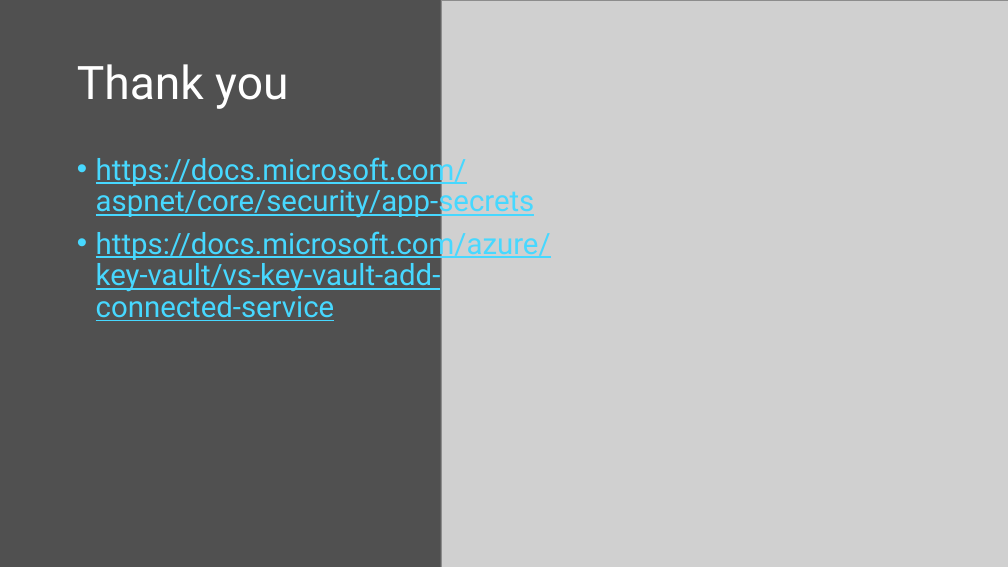
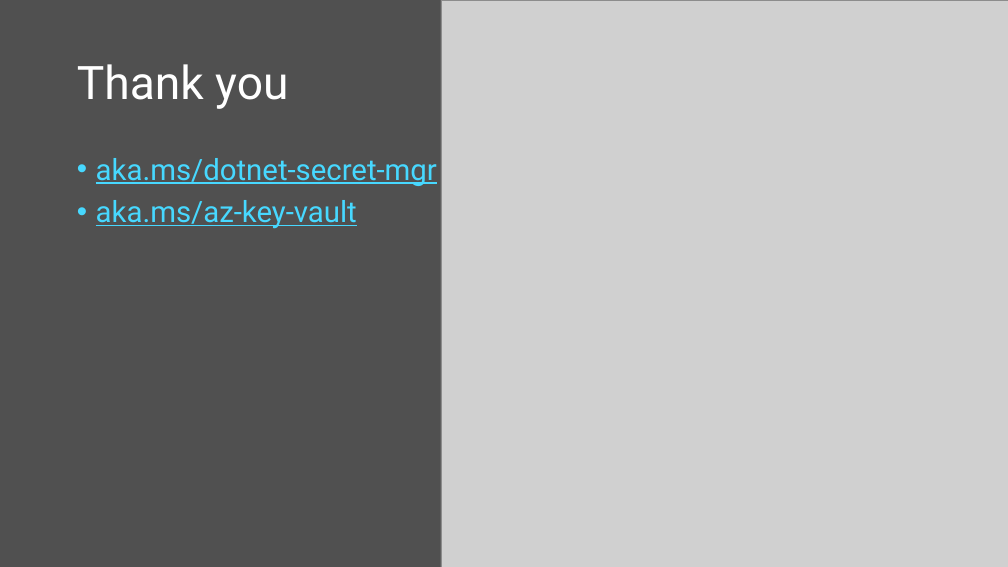
Before and after one commit to scottaddie/slide-decks, a slide deck: slide 15 of Protecting App Secrets.pptx (slide 12 before the commit). Drawn at 1008x567 pixels with LibreOffice and Linux fonts; fonts in the diff are those of the drawing; grey boxes stand for pictures. Boxes give left, top, right and bottom in pixels: in the first picture for what was removed or moved away, otherwise in the second. Text is boxed around its words. In the diff, an @@ line names an element or a change of style, - is before the commit and + after.

Commit message:
More Key Vault info

```diff
--- a/Protecting App Secrets.pptx
+++ b/Protecting App Secrets.pptx
@@ text at <box>96,158,437,229</box>: text changed @@
-• https://docs.microsoft.com/aspnet/core/security/app-secrets
-• https://docs.microsoft.com/azure/key-vault/vs-key-vault-add-connected-service
+• aka.ms/dotnet-secret-mgr
+• aka.ms/az-key-vault
```
Also in this commit, not shown: 3 other slides changed, 3 slides added.
